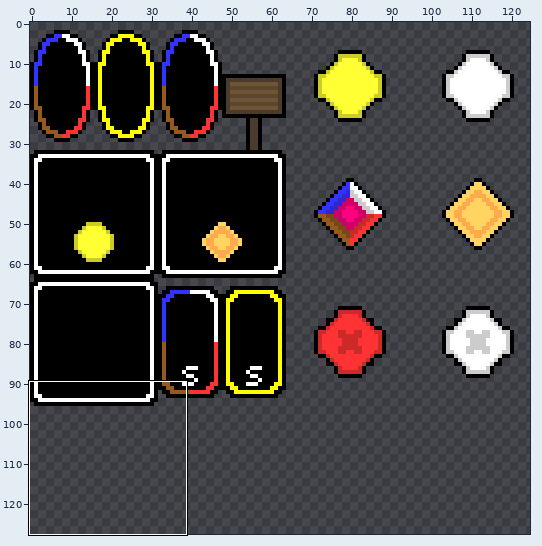
File history of a sprite sheet, Graphics/Entities/no_anim_entities.png. The picture above shows the old version from afar; the outline marks the close-up.
Close-up. Before the edit:
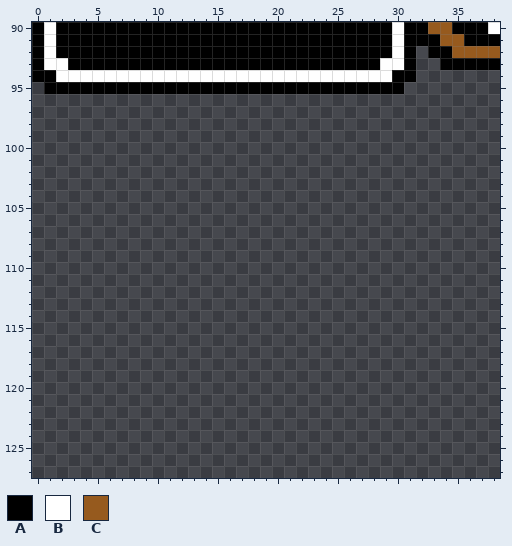
The file is 128x128 pixels. Shown: x 0..38, y 90..127. The wide view leaves out empty margins.
Palette (. is transparent): A #000000  B #ffffff  C #965a1e
Pixels before, first column x 0:
90 ABAAAAAAAAAAAAAAAAAAAAAAAAAAAABAACCAAAB
91 ABAAAAAAAAAAAAAAAAAAAAAAAAAAAABAAACCAAA
92 ABAAAAAAAAAAAAAAAAAAAAAAAAAAAABA.AACCCC
93 ABBAAAAAAAAAAAAAAAAAAAAAAAAAABBA..AAAAA
94 AABBBBBBBBBBBBBBBBBBBBBBBBBBBBAA.......
95 .AAAAAAAAAAAAAAAAAAAAAAAAAAAAAA........
Now the later version:
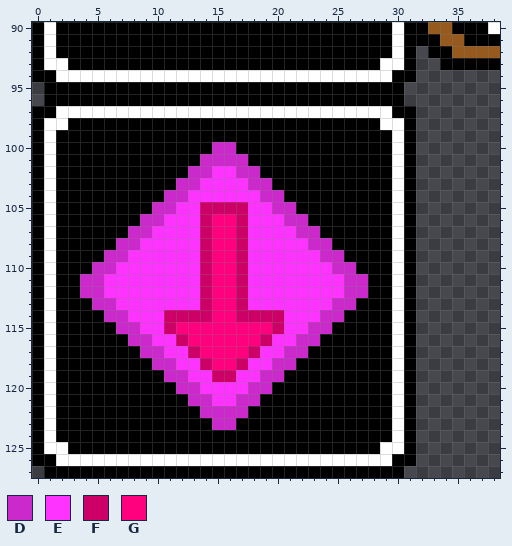
Colours new in this view: D #cc29cc  E #ff33ff  F #cc0066  G #ff007f
From old to new:
{"y":96,"x":1,"old":"..............................","new":"AAAAAAAAAAAAAAAAAAAAAAAAAAAAAA"}
{"y":97,"x":0,"old":"................................","new":"AABBBBBBBBBBBBBBBBBBBBBBBBBBBBAA"}
{"y":98,"x":0,"old":"................................","new":"ABBAAAAAAAAAAAAAAAAAAAAAAAAAABBA"}
{"y":99,"x":0,"old":"................................","new":"ABAAAAAAAAAAAAAAAAAAAAAAAAAAAABA"}
{"y":100,"x":0,"old":"................................","new":"ABAAAAAAAAAAAAADDAAAAAAAAAAAAABA"}
{"y":101,"x":0,"old":"................................","new":"ABAAAAAAAAAAAADDDDAAAAAAAAAAAABA"}
{"y":102,"x":0,"old":"................................","new":"ABAAAAAAAAAAADDEEDDAAAAAAAAAAABA"}
{"y":103,"x":0,"old":"................................","new":"ABAAAAAAAAAADDEEEEDDAAAAAAAAAABA"}
{"y":104,"x":0,"old":"................................","new":"ABAAAAAAAAADDEEEEEEDDAAAAAAAAABA"}
{"y":105,"x":0,"old":"................................","new":"ABAAAAAAAADDEEFFFFEEDDAAAAAAAABA"}
{"y":106,"x":0,"old":"................................","new":"ABAAAAAAADDEEEFGGFEEEDDAAAAAAABA"}
{"y":107,"x":0,"old":"................................","new":"ABAAAAAADDEEEEFGGFEEEEDDAAAAAABA"}
{"y":108,"x":0,"old":"................................","new":"ABAAAAADDEEEEEFGGFEEEEEDDAAAAABA"}
{"y":109,"x":0,"old":"................................","new":"ABAAAADDEEEEEEFGGFEEEEEEDDAAAABA"}
{"y":110,"x":0,"old":"................................","new":"ABAAADDEEEEEEEFGGFEEEEEEEDDAAABA"}
{"y":111,"x":0,"old":"................................","new":"ABAADDEEEEEEEEFGGFEEEEEEEEDDAABA"}
{"y":112,"x":0,"old":"................................","new":"ABAADDEEEEEEEEFGGFEEEEEEEEDDAABA"}
{"y":113,"x":0,"old":"................................","new":"ABAAADDEEEEEEEFGGFEEEEEEEDDAAABA"}
{"y":114,"x":0,"old":"................................","new":"ABAAAADDEEEFFFFGGFFFFEEEDDAAAABA"}
{"y":115,"x":0,"old":"................................","new":"ABAAAAADDEEFGGGGGGGGFEEDDAAAAABA"}
{"y":116,"x":0,"old":"................................","new":"ABAAAAAADDEEFGGGGGGFEEDDAAAAAABA"}
{"y":117,"x":0,"old":"................................","new":"ABAAAAAAADDEEFGGGGFEEDDAAAAAAABA"}
{"y":118,"x":0,"old":"................................","new":"ABAAAAAAAADDEEFGGFEEDDAAAAAAAABA"}
{"y":119,"x":0,"old":"................................","new":"ABAAAAAAAAADDEEFFEEDDAAAAAAAAABA"}
{"y":120,"x":0,"old":"................................","new":"ABAAAAAAAAAADDEEEEDDAAAAAAAAAABA"}
{"y":121,"x":0,"old":"................................","new":"ABAAAAAAAAAAADDEEDDAAAAAAAAAAABA"}
{"y":122,"x":0,"old":"................................","new":"ABAAAAAAAAAAAADDDDAAAAAAAAAAAABA"}
{"y":123,"x":0,"old":"................................","new":"ABAAAAAAAAAAAAADDAAAAAAAAAAAAABA"}
{"y":124,"x":0,"old":"................................","new":"ABAAAAAAAAAAAAAAAAAAAAAAAAAAAABA"}
{"y":125,"x":0,"old":"................................","new":"ABBAAAAAAAAAAAAAAAAAAAAAAAAAABBA"}
{"y":126,"x":0,"old":"................................","new":"AABBBBBBBBBBBBBBBBBBBBBBBBBBBBAA"}
{"y":127,"x":1,"old":"..............................","new":"AAAAAAAAAAAAAAAAAAAAAAAAAAAAAA"}
